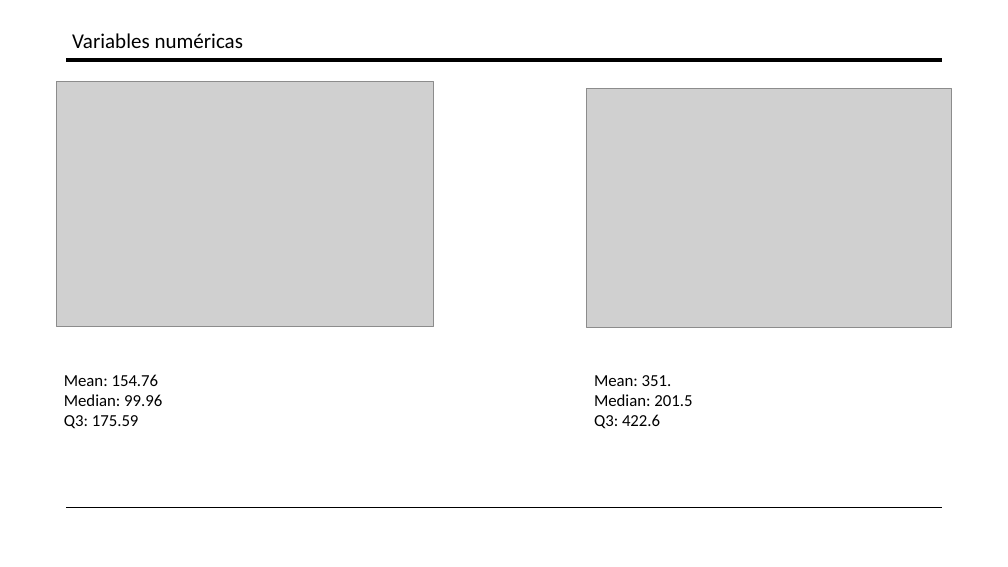
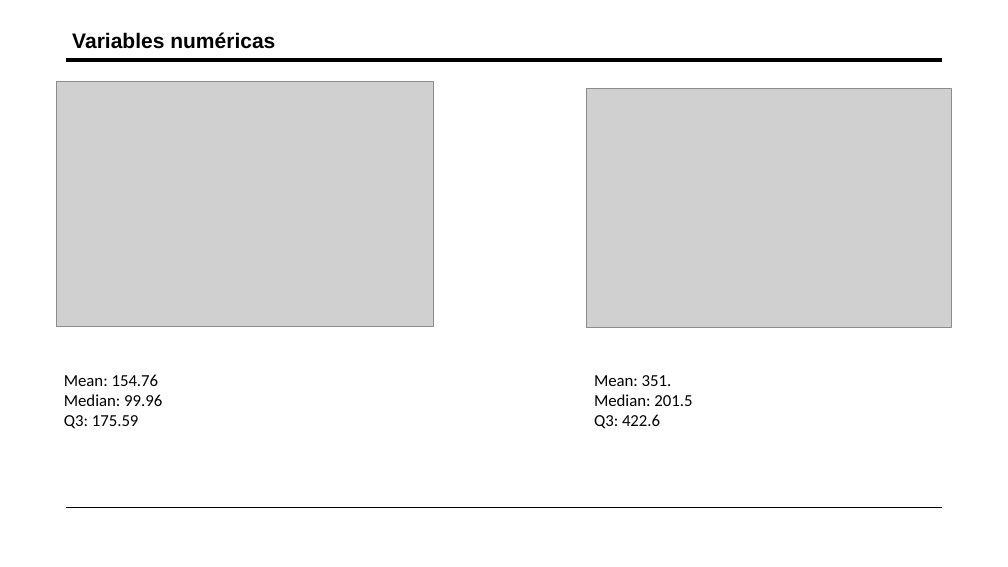
Before and after one commit to JManuelHaces/ProyectoFinal_AnalisisRegresion, a slide deck: slide 7 of Presentación_Final.pptx. Drawn at 1008x567 pixels with LibreOffice and Linux fonts; fonts in the diff are those of the drawing; grey boxes stand for pictures. Boxes give left, top, right and bottom in pixels: in the first picture for what was removed or moved away, otherwise in the second. Text is boxed around its words. In the diff, an @@ line names an element or a change of style, - is before the commit and + after.

```diff
--- a/Presentación_Final.pptx
+++ b/Presentación_Final.pptx
@@ text "Variables numéricas" at [72, 32, 275, 49]: font Calibri to Arial, bold on @@
```
Also in this commit, not shown: 2 other slides changed.
